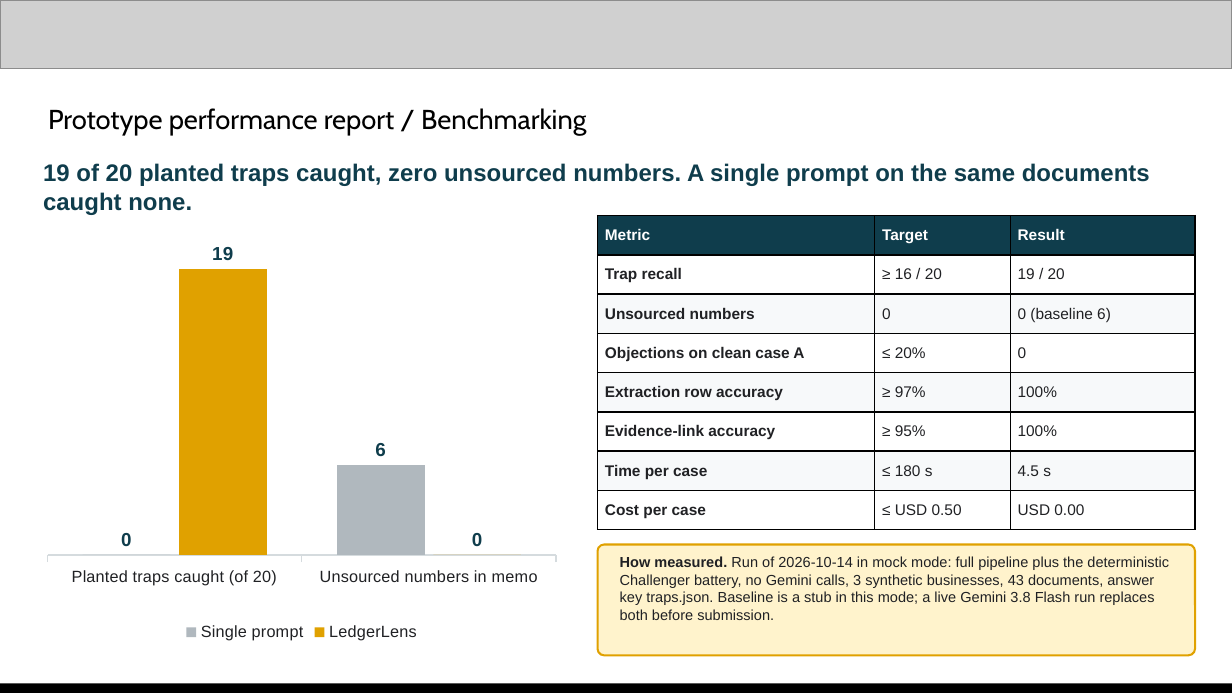
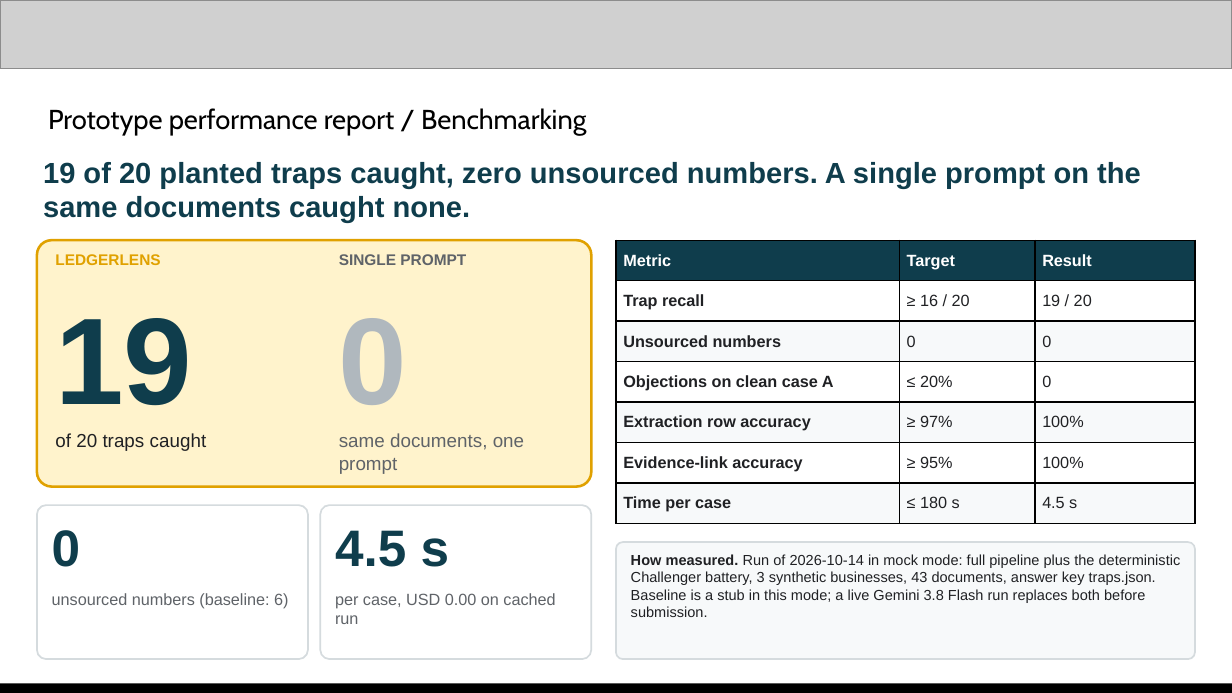
Before and after one commit to changhyeonnam/ghack, a slide deck: slide 12 of presentation/LedgerLens_AI_Builder_Cup_Submission.pptx. Drawn at 1232x693 pixels with LibreOffice and Linux fonts; fonts in the diff are those of the drawing; grey boxes stand for pictures. Boxes give left, top, right and bottom in pixels: in the first picture for what was removed or moved away, otherwise in the second. Text is boxed around its words. In the diff, an @@ line names an element or a change of style, - is before the commit and + after.

```diff
--- a/presentation/LedgerLens_AI_Builder_Cup_Submission.pptx
+++ b/presentation/LedgerLens_AI_Builder_Cup_Submission.pptx
@@ text "19 of 20 planted traps ..." at bbox=[43, 162, 1141, 223]: size 14 to 17 pt @@
@@ column chart removed at bbox=[37, 216, 567, 647] @@
-categories: Planted traps caught (of 20), Unsourced numbers in memo
-Single prompt: 0, 6
-LedgerLens: 19, 0
@@ rounded rectangle added at bbox=[37, 240, 591, 487], fill #FFF3CC, outline #E0A100 1.5 pt @@
@@ text added at bbox=[55, 254, 160, 265], 9 pt, text #E0A100, bold @@
+LEDGERLENS
@@ text added at bbox=[339, 254, 466, 265], 9 pt, text #5F6368, bold @@
+SINGLE PROMPT
@@ table at bbox=[616, 240, 1195, 524] @@
-row 3, column 3: 0 (baseline 6)
+row 3, column 3: 0
-row 8: Cost per case | ≤ USD 0.50 | USD 0.00
@@ table: place and size @@
-table at bbox=[598, 216, 1195, 530]
+table at bbox=[616, 240, 1195, 524]
@@ text added at bbox=[55, 318, 192, 406], 72 pt, text #0F3D4C, bold @@
+19
@@ text added at bbox=[339, 318, 407, 405], 72 pt, text #B0B8BE, bold @@
+0
@@ text added at bbox=[55, 433, 207, 451], 11 pt, text #202124 @@
+of 20 traps caught
@@ text added at bbox=[339, 433, 524, 474], 11 pt, text #5F6368 @@
+same documents, one prompt
@@ rounded rectangle added at bbox=[37, 505, 308, 659], fill #FFFFFF, outline #D5DBDE 1 pt @@
@@ rounded rectangle added at bbox=[320, 505, 591, 659], fill #FFFFFF, outline #D5DBDE 1 pt @@
@@ text added at bbox=[52, 530, 81, 567], 30 pt, text #0F3D4C, bold @@
+0
@@ text added at bbox=[335, 530, 450, 567], 30 pt, text #0F3D4C, bold @@
+4.5 s
@@ rounded rectangle: place and size @@
-rounded rectangle at bbox=[598, 545, 1195, 655]
+rounded rectangle at bbox=[616, 542, 1195, 659]
@@ rounded rectangle at bbox=[616, 542, 1195, 659]: fill #FFF3CC to #F7F9FA; outline #E0A100 1.2 pt to #D5DBDE 1 pt @@
@@ text at bbox=[631, 554, 1181, 617]: text changed @@
-How measured. Run of 2026-10-14 in mock mode: full pipeline plus the deterministic Challenger battery, no Gemini calls, 3 synthetic businesses, 43 documents, answer key traps.json. Baseline is a stub in this mode; a live Gemini 3.8 Flash run replaces both before submission.
+How measured. Run of 2026-10-14 in mock mode: full pipeline plus the deterministic Challenger battery, 3 synthetic businesses, 43 documents, answer key traps.json. Baseline is a stub in this mode; a live Gemini 3.8 Flash run replaces both before submission.
@@ text added at bbox=[52, 593, 288, 608], 9.5 pt, text #5F6368 @@
+unsourced numbers (baseline: 6)
@@ text added at bbox=[335, 593, 555, 624], 9.5 pt, text #5F6368 @@
+per case, USD 0.00 on cached run
```
Also in this commit, not shown: 7 other slides changed, 2 other files.
